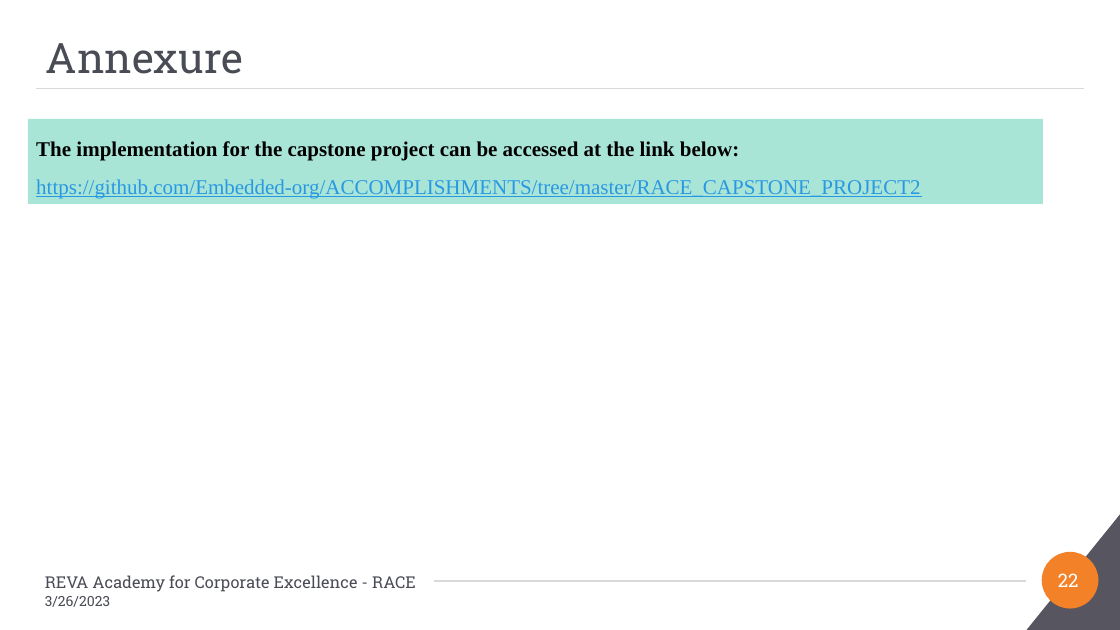
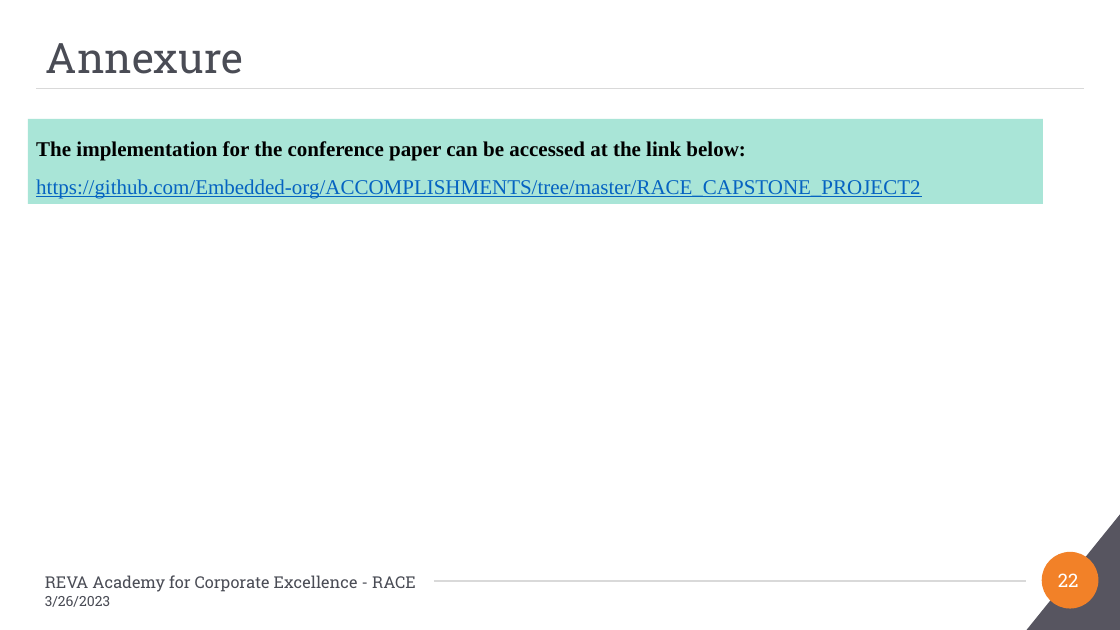
Before and after one commit to Embedded-org/ACCOMPLISHMENTS, a slide deck: slide 22 of RACE_CAPSTONE_PROJECT2/Conference_Paper2/Direction Detection of Select Stocks with Machine Learning.pptx. Drawn at 1120x630 pixels with LibreOffice and Linux fonts; fonts in the diff are those of the drawing; background and template pictures are left out. Boxes give left, top, right and bottom in pixels: in the first picture for what was removed or moved away, otherwise in the second. Text is boxed around its words. In the diff, an @@ line names an element or a change of style, - is before the commit and + after.

```diff
--- a/RACE_CAPSTONE_PROJECT2/Conference_Paper2/Direction Detection of Select Stocks with Machine Learning.pptx
+++ b/RACE_CAPSTONE_PROJECT2/Conference_Paper2/Direction Detection of Select Stocks with Machine Learning.pptx
@@ text in rectangle at [36, 141, 745, 161]: text changed @@
-The implementation for the capstone project can be accessed at the link below:
+The implementation for the conference paper can be accessed at the link below:
@@ text in rectangle at [36, 179, 920, 199]: text colour #2998E3 to #0563C1 in "https://github.com/Embedded-org/ACCOMPLISHMENTS/tree/master/ ..." @@
```
Also in this commit, not shown: 1 other slide changed.
